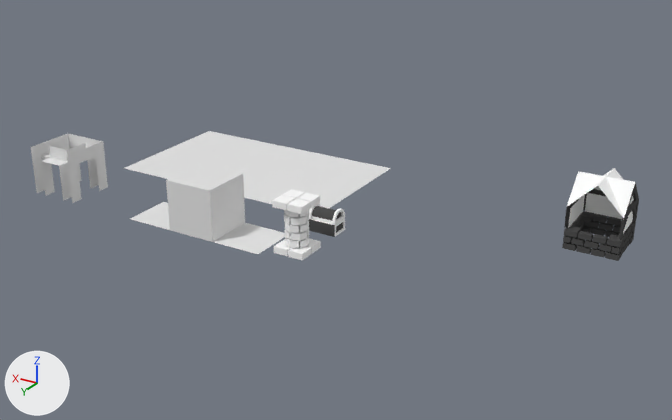
The Blender file art_src/blends/grid.blend as it was, and as the next commit left it.
Rendered twice from a 50 mm camera at (-7.5, 30.9, 13.4) aimed at (9.0, 3.3, -0.5). Every picture has the same lights, and +X, +Y and +Z are marked at lower left.

Objects in the first picture: 'Chest.001', 'Door', 'Floor', 'House', 'Pillar', 'Plane', 'Plane.001', 'Wall'.
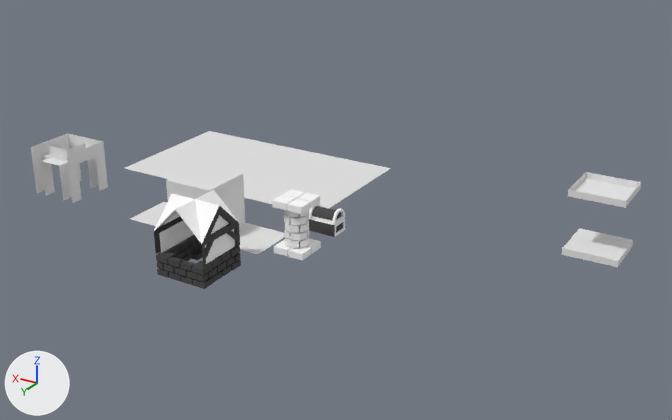
Pixel boxes [x1, y1, x2, y2] of what changed, in the pictures (672 x 420 px):
'House', moved
    before: [562, 168, 639, 261]
    after: [154, 190, 241, 289]
'Wall.001', added
    after: [562, 172, 641, 267]

The edits, one by one:
Mesh me_cube_006 is new.
It has 114 vertices, 64 faces and spans x -1.0..1.0, y -1.0..1.0, z -1.25..1.25.
It uses material mat_wireframe (white #e7e7e7).
Object 'House' (ob_house) moves from (0.0, 0.0, 0.0) to (11.0, 9.0, 0.0).
Object 'Wall.001' (ob_wall_001) is new; it shows me_cube_006.
Its location is (0.0, 0.0, 0.0).
